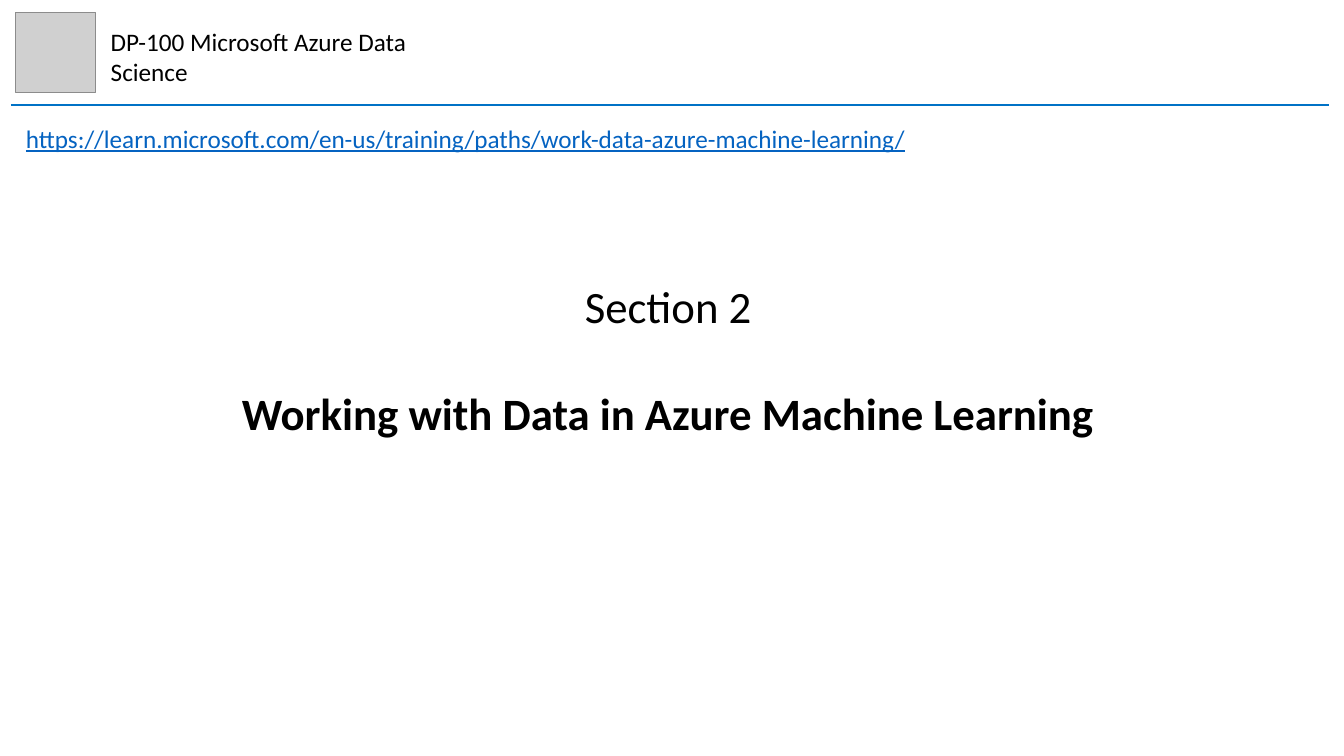
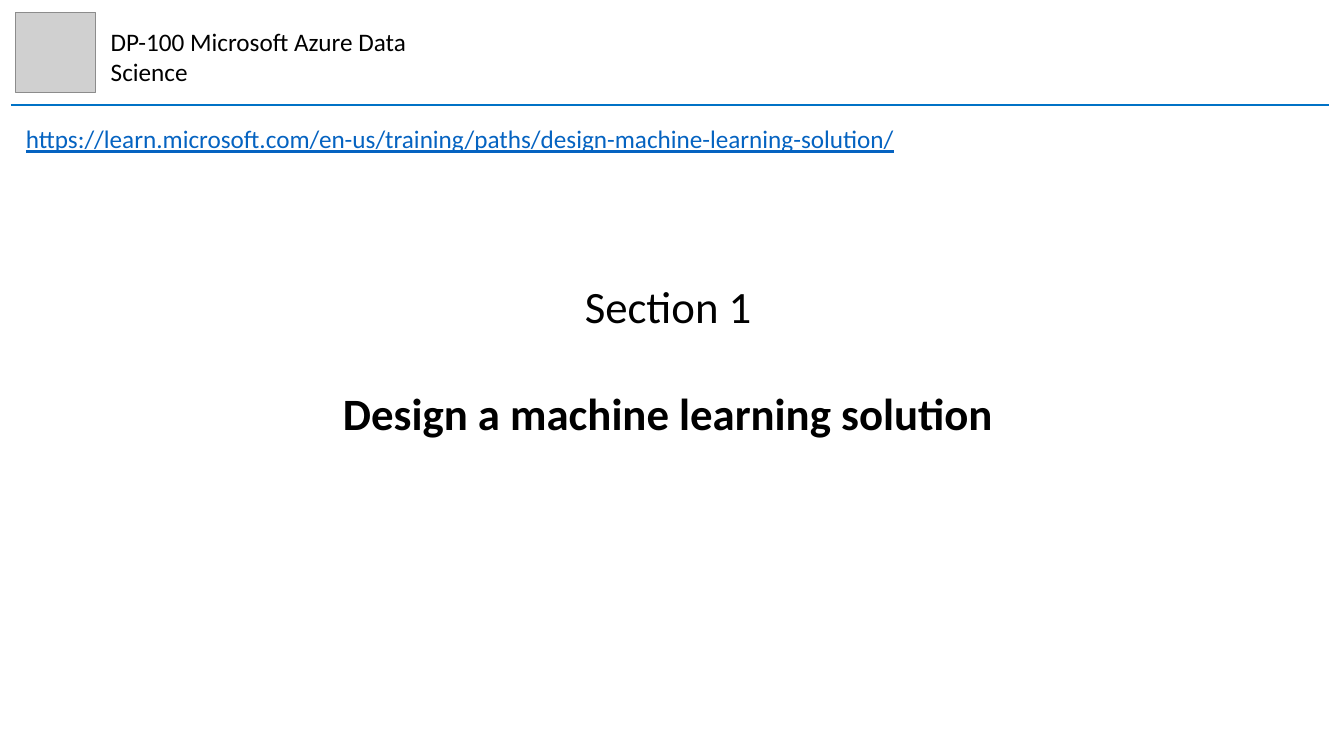
Before and after one commit to mhaythornthwaite/Testing_ML_Algorithms, a slide deck: slide 2 of Azure_DP-100_Data_Science/MJH_DP-100_Azure_DS_Notes.pptx (slide 3 before the commit). Drawn at 1344x756 pixels with LibreOffice and Linux fonts; fonts in the diff are those of the drawing; grey boxes stand for pictures. Boxes give left, top, right and bottom in pixels: in the first picture for what was removed or moved away, otherwise in the second. Text is boxed around its words. In the diff, an @@ line names an element or a change of style, - is before the commit and + after.

Commit message:
Azure DP100 Section 1

```diff
--- a/Azure_DP-100_Data_Science/MJH_DP-100_Azure_DS_Notes.pptx
+++ b/Azure_DP-100_Data_Science/MJH_DP-100_Azure_DS_Notes.pptx
@@ text at box(26, 130, 992, 438): text changed @@
-https://learn.microsoft.com/en-us/training/paths/work-data-azure-machine-learning/
+https://learn.microsoft.com/en-us/training/paths/design-machine-learning-solution/
@@ text at box(343, 292, 752, 438): text changed @@
-Section 2
-Working with Data in Azure Machine Learning
+Section 1
+Design a machine learning solution
```
Also in this commit, not shown: 11 other slides changed, 8 slides added.
